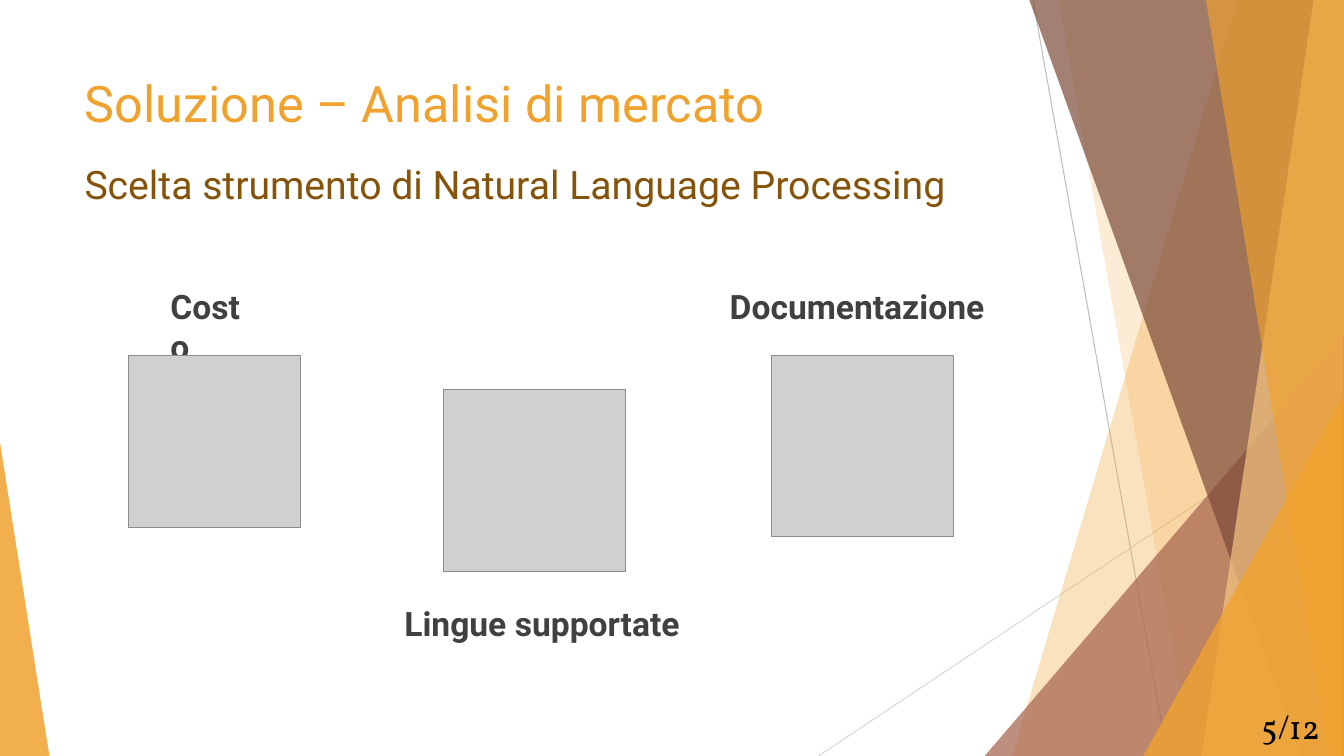
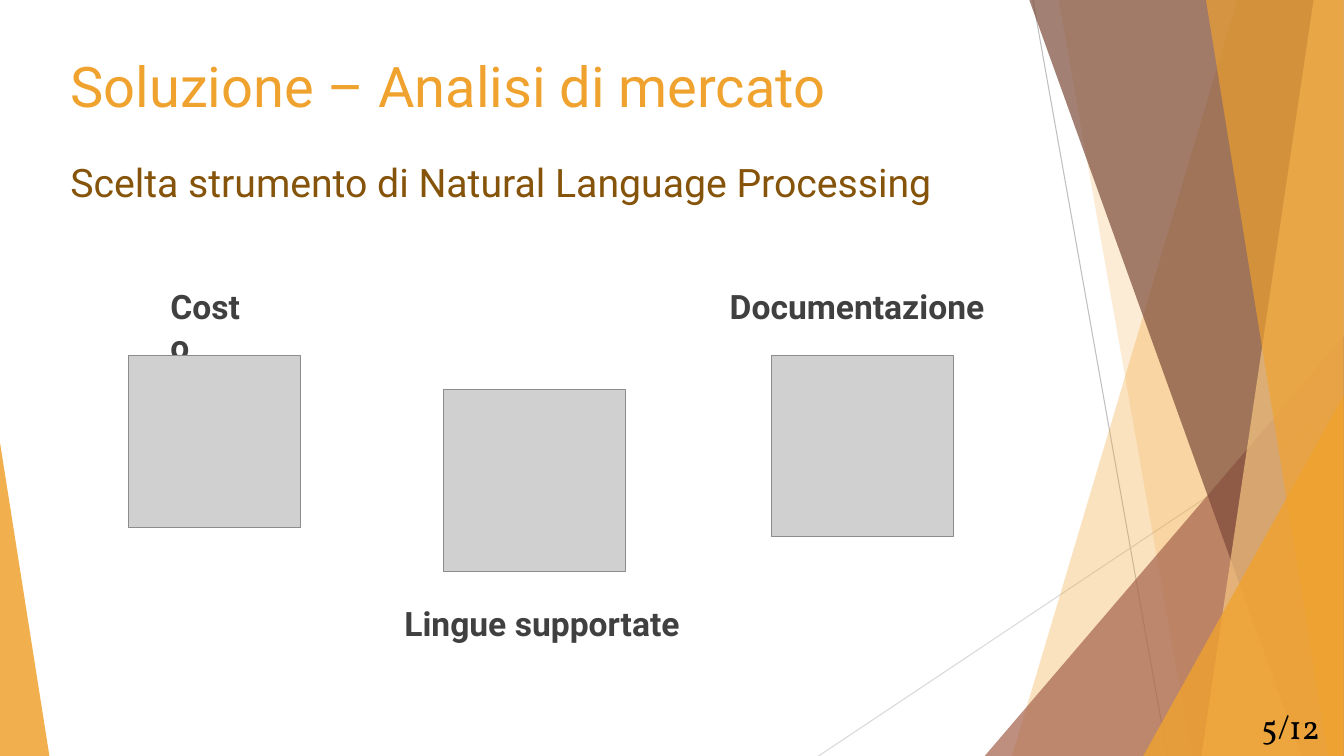
Before and after one commit to Mou95/Tesi, a slide deck: slide 5 of Presentazione_tesi.pptx. Drawn at 1344x756 pixels with LibreOffice and Linux fonts; fonts in the diff are those of the drawing; grey boxes stand for pictures. Boxes give left, top, right and bottom in pixels: in the first picture for what was removed or moved away, otherwise in the second. Text is boxed around its words. In the diff, an @@ line names an element or a change of style, - is before the commit and + after.

Commit message:
cia

```diff
--- a/Presentazione_tesi.pptx
+++ b/Presentazione_tesi.pptx
@@ title "Soluzione – Analisi di mercato": place and size @@
-title "Soluzione – Analisi di mercato" at <box>85,84,764,123</box>
+title "Soluzione – Analisi di mercato" at <box>71,65,826,108</box>
@@ title "Soluzione – Analisi di mercato" at <box>71,65,826,108</box>: size 36 to 40 pt @@
@@ text "Scelta strumento di Natural Language ...": place and size @@
-text "Scelta strumento di Natural Language ..." at <box>85,169,946,207</box>
+text "Scelta strumento di Natural Language ..." at <box>70,167,932,205</box>
```
Also in this commit, not shown: 9 other slides changed.
